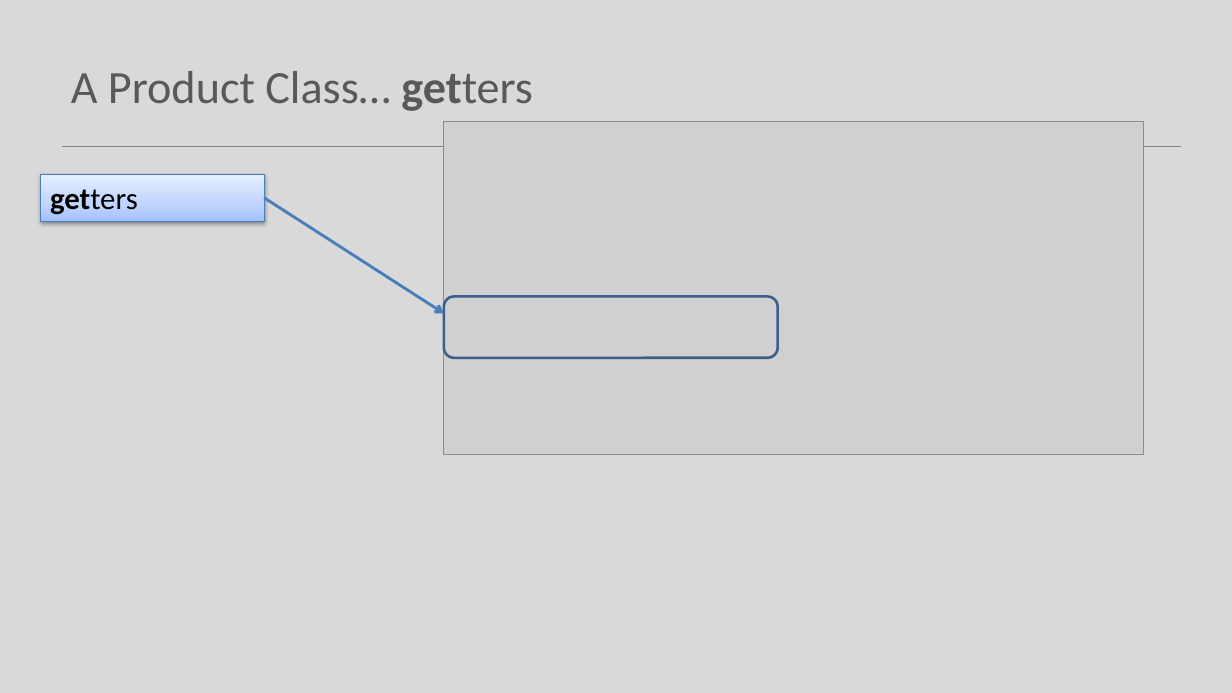
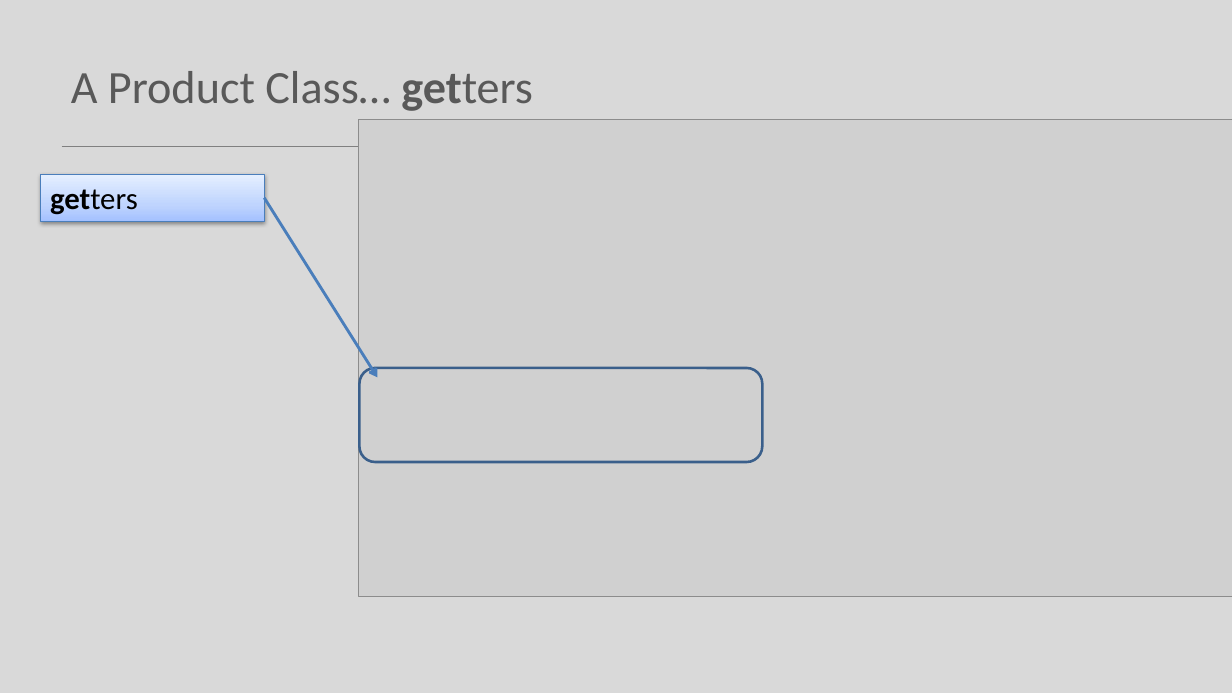
Before and after one commit to Programming-Fundamentals-SETU/prog-fund-1-sept-25, a slide deck: slide 16 of topic08-arrays-of-objects/unit-1/talk-1-shop-v1/a-shop-v1.pptx. Drawn at 1232x693 pixels with LibreOffice and Linux fonts; fonts in the diff are those of the drawing; grey boxes stand for pictures. Boxes give left, top, right and bottom in pixels: in the first picture for what was removed or moved away, otherwise in the second. Text is boxed around its words. In the diff, an @@ line names an element or a change of style, - is before the commit and + after.

```diff
--- a/topic08-arrays-of-objects/unit-1/talk-1-shop-v1/a-shop-v1.pptx
+++ b/topic08-arrays-of-objects/unit-1/talk-1-shop-v1/a-shop-v1.pptx
@@ picture added at bbox=[359, 119, 1232, 597] @@
@@ picture removed at bbox=[444, 121, 1143, 454] @@
@@ arrow moved from (264, 198) - (444, 313) to (264, 198) - (377, 377) @@
@@ rounded rectangle: place and size @@
-rounded rectangle at bbox=[444, 297, 777, 358]
+rounded rectangle at bbox=[360, 368, 762, 462]
```
Also in this commit, not shown: 10 other slides changed, 31 other files.
